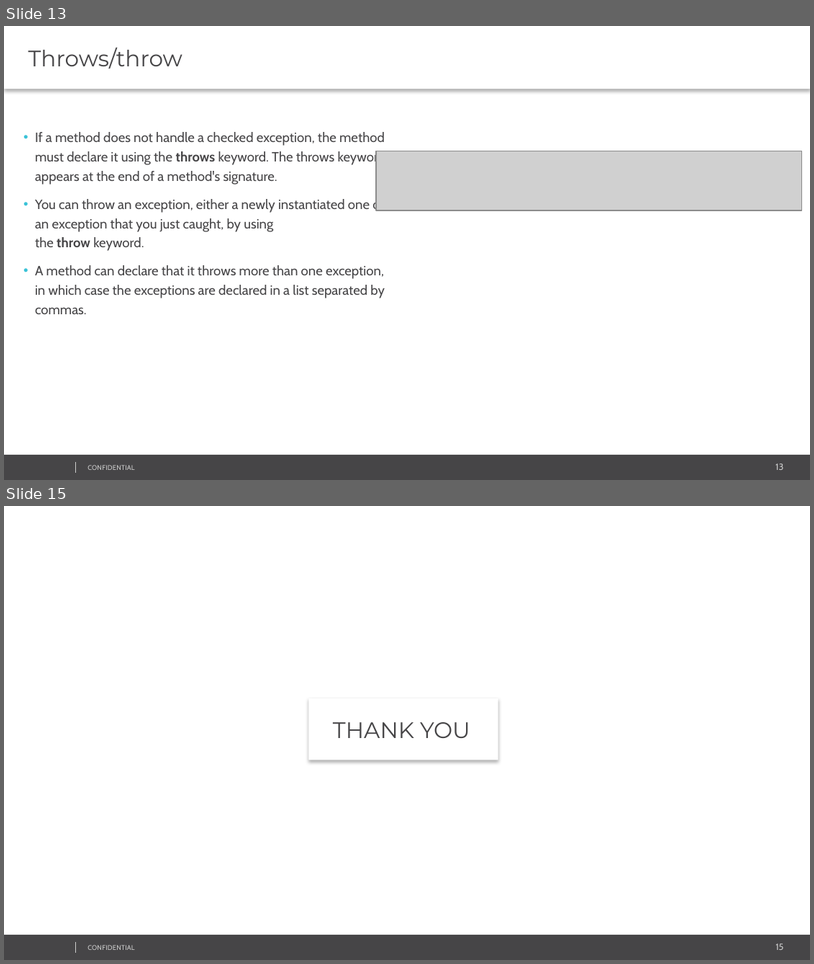
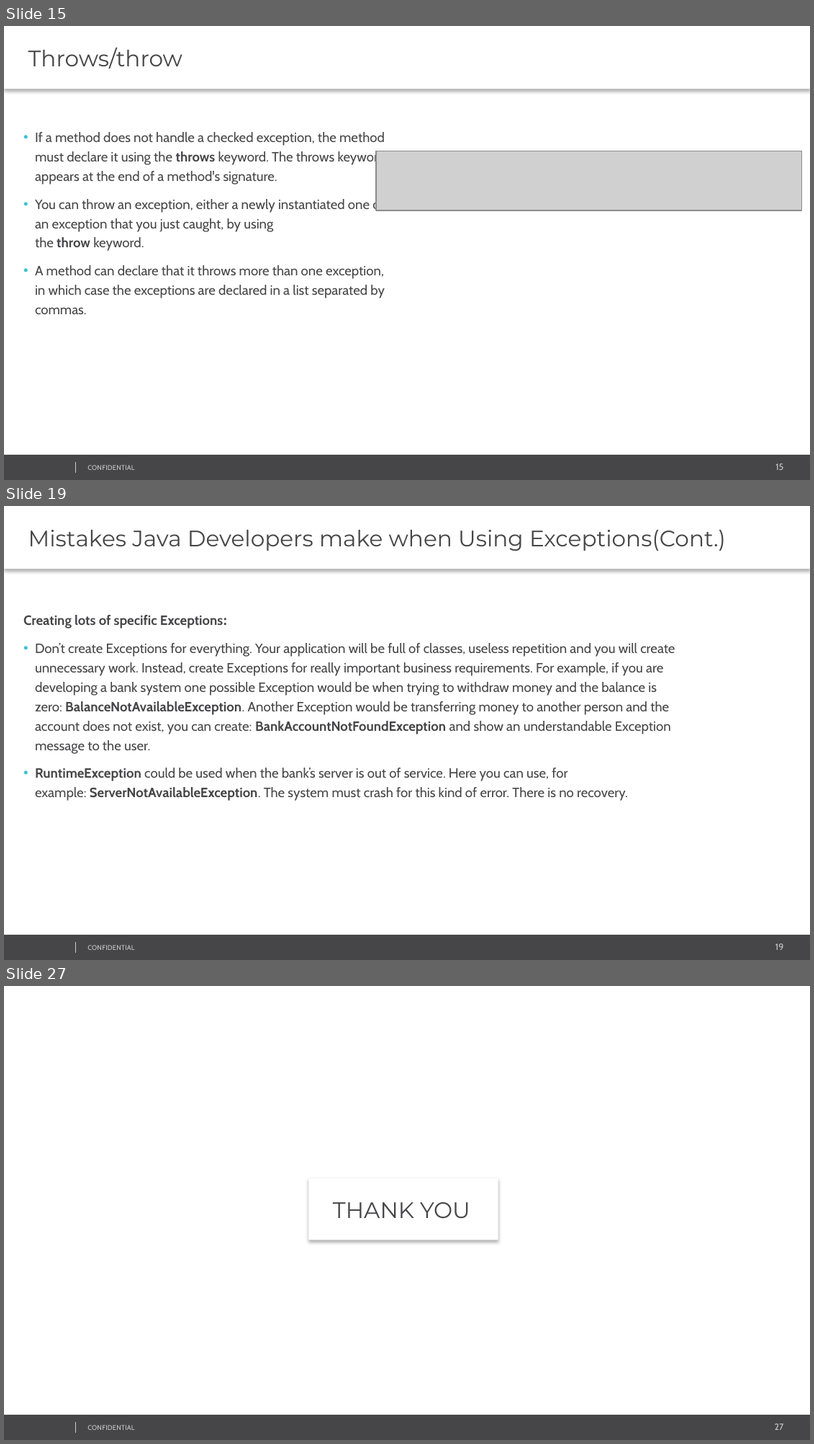
Before and after one commit to svasanth/exceptions, a slide deck: Java Exception Handling.pptx. Shown one above the other, each under a label of ours: slides 13 and 15 before the commit, slides 15, 19 and 27 after it; the slides between them are not shown. The pictures are 814x964 and 814x1444 pixels, drawn with LibreOffice and Linux fonts; fonts in the diff are those of the drawing; grey boxes stand for pictures; background and template pictures are left out. Boxes give left, top, right and bottom in pixels: in the first picture for what was removed or moved away, otherwise in the second. Text is boxed around its words. In the diff, an @@ line names an element or a change of style, - is before the commit and + after.

```diff
--- a/Java Exception Handling.pptx
+++ b/Java Exception Handling.pptx
@@ slide 19 added at <box>4,506,810,960</box>, background #FFFFFF; not listed: 4 template elements that a slide beside it also shows @@
@@ text added at <box>4,506,810,569</box>, fill #FFFFFF, 20 pt, text #464547 @@
+Mistakes Java Developers make when Using Exceptions(Cont.)
@@ text added at <box>23,615,675,800</box>, 12 pt, text #464547 @@
+Creating lots of specific Exceptions:
+• Don’t create Exceptions for everything. Your application will be full of classes, useless repetition and you will create unnecessary work. Instead, create Exceptions for really important business requirements. For example, if you are developing a bank system one possible Exception would be when trying to withdraw money and the balance is zero: BalanceNotAvailableException. Another Exception would be transferring money to another person and the account does not exist, you can create: BankAccountNotFoundException and show an understandable Exception message to the user.
+• RuntimeException could be used when the bank’s server is out of service. Here you can use, for example: ServerNotAvailableException. The system must crash for this kind of error. There is no recovery.
@@ what was slide 13 is now slide 15 @@
@@ page number at <box>776,463,784,470</box>: text changed @@
-13
+15
@@ what was slide 15 is now slide 27 @@
@@ page number at <box>775,1423,784,1430</box>: text changed @@
-15
+27
```
Also in this commit, not shown: 8 slides changed, 11 other slides added, 14 other files.
